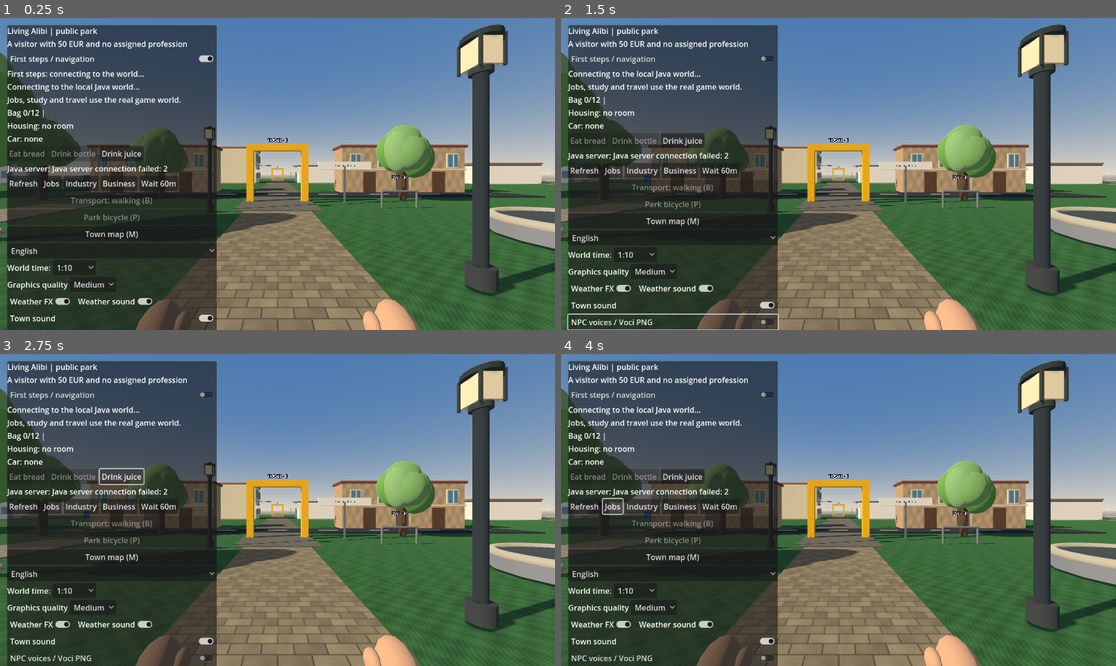
Above: before the commit, frames 1-4 (two rows, left to right).
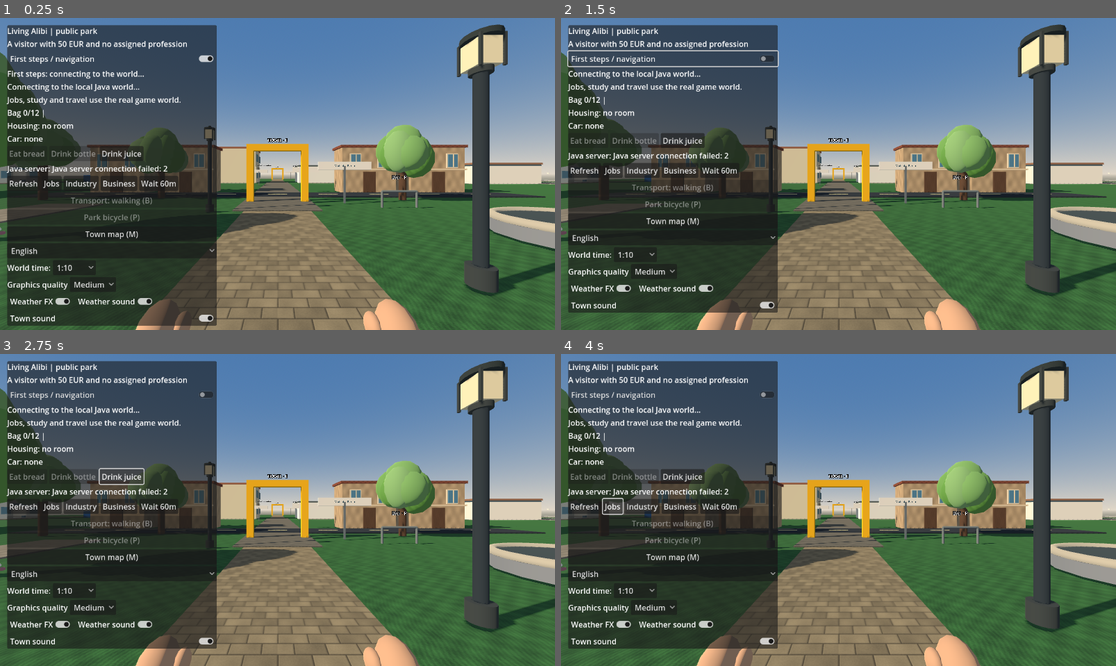
Above: after the commit, the same moments.

Repository: holovin777/living-alibi
Game: Godot game, scene res://scenes/park.tscn
Same seed, same stepped clock (60 frames per second), same inputs: the game is played once before the commit and once after it.
Inputs (mouse positions are in pixels of both pictures, inside the frame that each line leads up to):
- Up to frame 1 (0.25 s): no input
- Up to frame 2 (1.5 s): click "First steps / navigation" at 0.5 s; click (672, 320) at 1.25 s, where only the run before the commit has a clickable "NPC voices / Voci PNG"
- Up to frame 3 (2.75 s): click "Drink juice" at 2 s
- Up to frame 4 (4 s): click "Refresh" at 2.75 s; click "Jobs" at 3.5 s

The runs differ from the first frame. In frame 1, 0.5% of the frame differs, in the area x 1-40%, y 98-100%; in frame 2, 2.5%, in the area x 1-40%, y 10-100%; in frame 3, 2.1%; in frame 4, 2.1%.
Error after the commit: Parse Error: Static function "load_from_file()" not found in base "GDScriptNativeClass". (res://scripts/NpcSpeech.gd:47)

Commit message:
Synthesize local WAV voices and play them from NPC positions

Diff:
--- a/godot/scripts/NpcSpeech.gd
+++ b/godot/scripts/NpcSpeech.gd
@@ -1,11 +1,33 @@
 extends RefCounted
-# The desktop speech service is optional. Subtitles remain independent.
+# One voice at a time, with optional positional Linux synthesis.
 var enabled := true
 var last_key := ""
 var active := false
 var voices_by_language := {}
+var player: AudioStreamPlayer3D
+var pid := -1
+var wav_path := ""
+var started_at := 0
+
+func setup(parent: Node3D) -> void:
+    player=AudioStreamPlayer3D.new()
+    player.name="NpcVoice"
+    player.unit_size=2.0
+    player.max_distance=5.0
+    player.volume_db=-5.0
+    parent.add_child(player)
+
+func _remove_wave() -> void:
+    if not wav_path.is_empty() and FileAccess.file_exists(wav_path):
+        DirAccess.remove_absolute(wav_path)
+    wav_path=""
 
 func stop() -> void:
+    if pid>0:
+        if OS.is_process_running(pid):OS.kill(pid)
+        pid=-1
+    _remove_wave()
+    if is_instance_valid(player):player.stop()
     if active and DisplayServer.get_name()!="headless":
         DisplayServer.tts_stop()
     active=false
@@ -14,19 +36,44 @@
     enabled=value
     if not enabled:stop()
 
-func present(key: String,line: String,speaker_id: String,distance: float,language: String) -> void:
+func _poll() -> void:
+    if pid<=0:return
+    if OS.is_process_running(pid):
+        if Time.get_ticks_msec()-started_at>5000:stop()
+        return
+    var code := OS.get_process_exit_code(pid)
+    pid=-1
+    if code==0 and FileAccess.file_exists(wav_path) and is_instance_valid(player):
+        var wave := AudioStreamWAV.load_from_file(wav_path)
+        if wave!=null:
+            player.stream=wave
+            player.play()
+    _remove_wave()
+
+func present(key: String,line: String,speaker_id: String,distance: float,language: String,at: Vector3=Vector3.ZERO) -> void:
     if key.is_empty() or line.is_empty() or distance>4.5 or not enabled:
         stop()
         return
-    if key==last_key:return
+    if is_instance_valid(player):player.global_position=at
+    if key==last_key:
+        _poll()
+        return
     stop()
     last_key=key
     if DisplayServer.get_name()=="headless":return
+    var seed_value := absi(speaker_id.hash())
+    if OS.get_name()=="Linux" and FileAccess.file_exists("/usr/bin/espeak-ng") and is_instance_valid(player):
+        wav_path=ProjectSettings.globalize_path("user://npc-voice-%d-%d.wav" % [OS.get_process_id(),Time.get_ticks_usec()])
+        pid=OS.create_process("/usr/bin/espeak-ng",PackedStringArray(["-v",language,"-p",str(40+seed_value%21),"-s",str(150+seed_value%25),"-w",wav_path,"--",line]))
+        if pid>0:
+            started_at=Time.get_ticks_msec()
+            return
+        _remove_wave()
+    # Portable non-positional fallback where a system TTS service exists.
     if not voices_by_language.has(language):
         voices_by_language[language]=DisplayServer.tts_get_voices_for_language(language)
     var voices: PackedStringArray=voices_by_language[language]
     if voices.is_empty():return
-    var seed_value := absi(speaker_id.hash())
     var volume := roundi(lerpf(75.0,20.0,clampf(distance/4.5,0.0,1.0)))
     DisplayServer.tts_speak(line,voices[seed_value%voices.size()],volume,0.9+float(seed_value%21)/100.0,1.0)
     active=true
